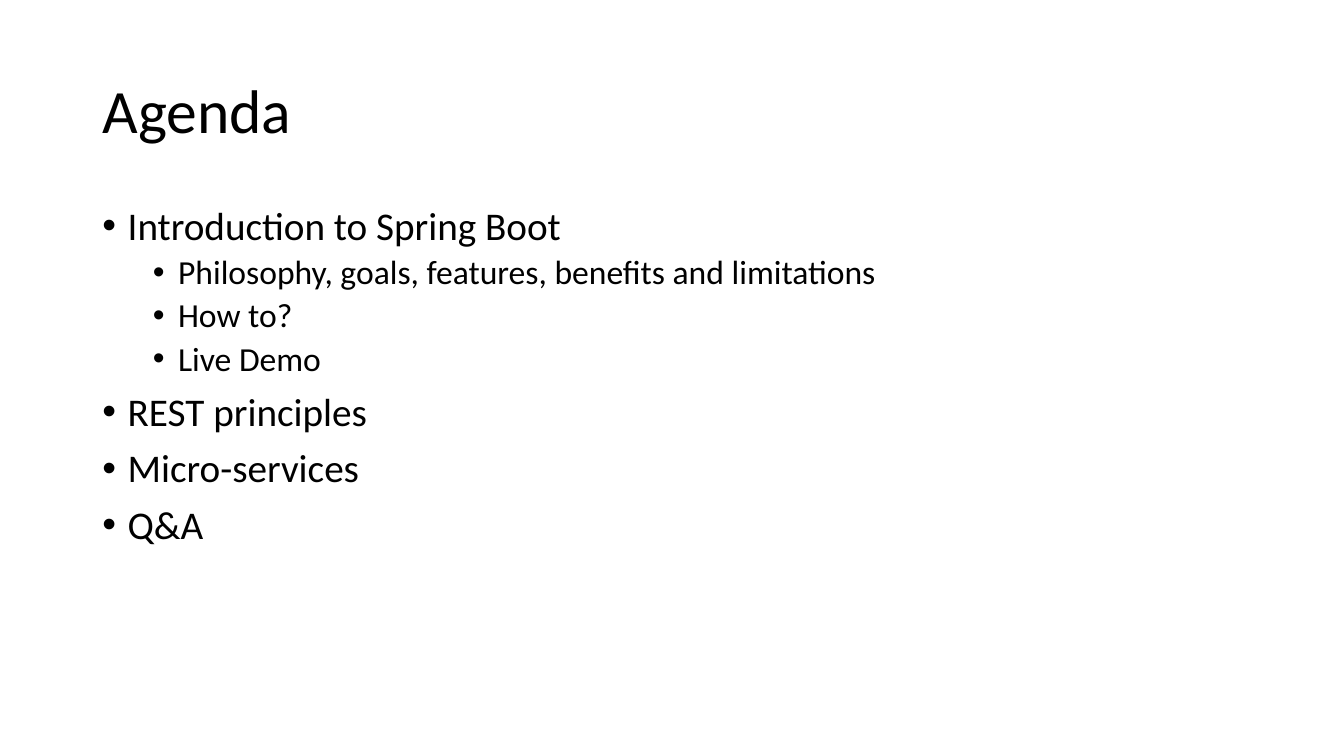
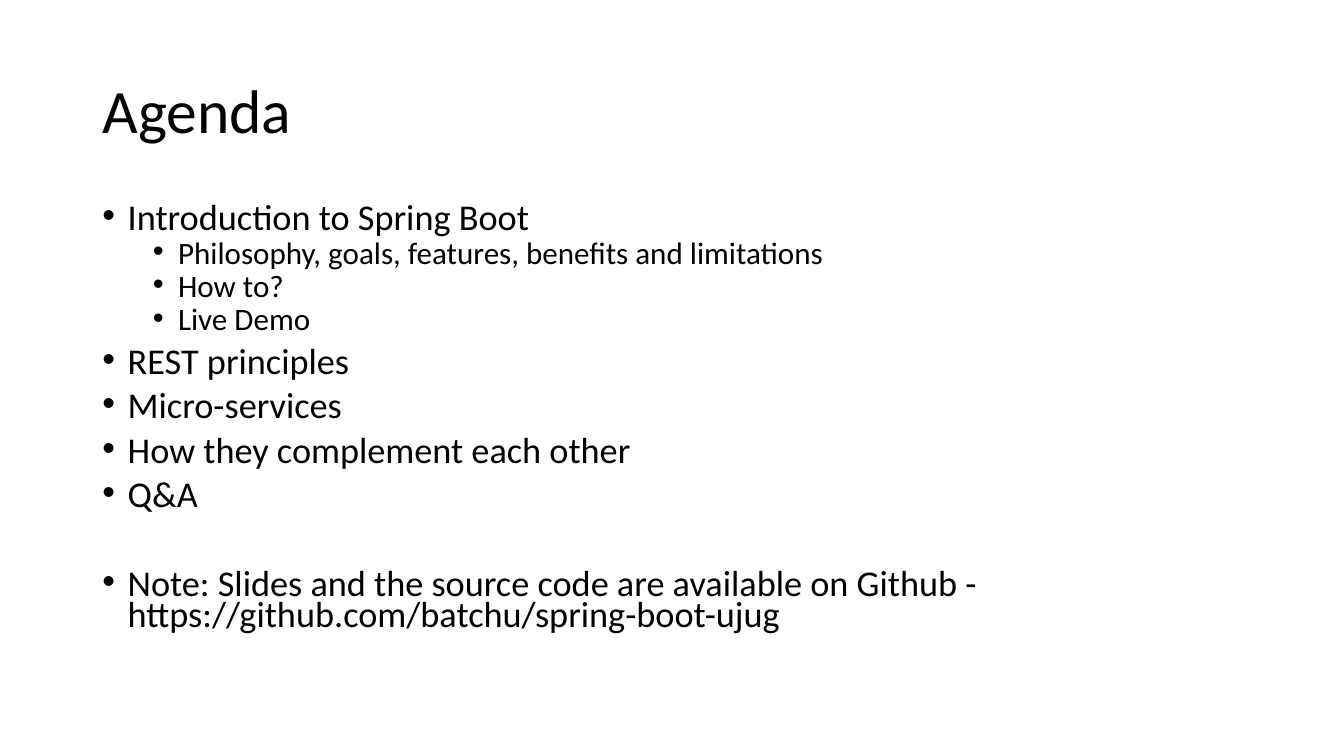
Before and after one commit to batchu/spring-boot-ujug, a slide deck: slide 3 of Spring Boot.pptx. Drawn at 1344x756 pixels with LibreOffice and Linux fonts; fonts in the diff are those of the drawing. Boxes give left, top, right and bottom in pixels: in the first picture for what was removed or moved away, otherwise in the second. Text is boxed around its words. In the diff, an @@ line names an element or a change of style, - is before the commit and + after.

```diff
--- a/Spring Boot.pptx
+++ b/Spring Boot.pptx
@@ text at (128,204,823,512): size 28 to 25.9 pt in "Introduction to Spring Boot", "REST principles", "Micro-services", "Q&A"; size 24 to 22.2 pt in "Philosophy, goals, features, benefits and limitations", "How to?", "Live Demo"; line spacing 0.9 to 0.7 @@
@@ text at (128,437,630,469): paragraph added @@
+• How they complement each other
@@ text at (128,570,957,634): paragraph added @@
+• Note: Slides and the source code are available on Github - https://github.com/batchu/spring-boot-ujug
```
Also in this commit, not shown: 4 other slides changed.
